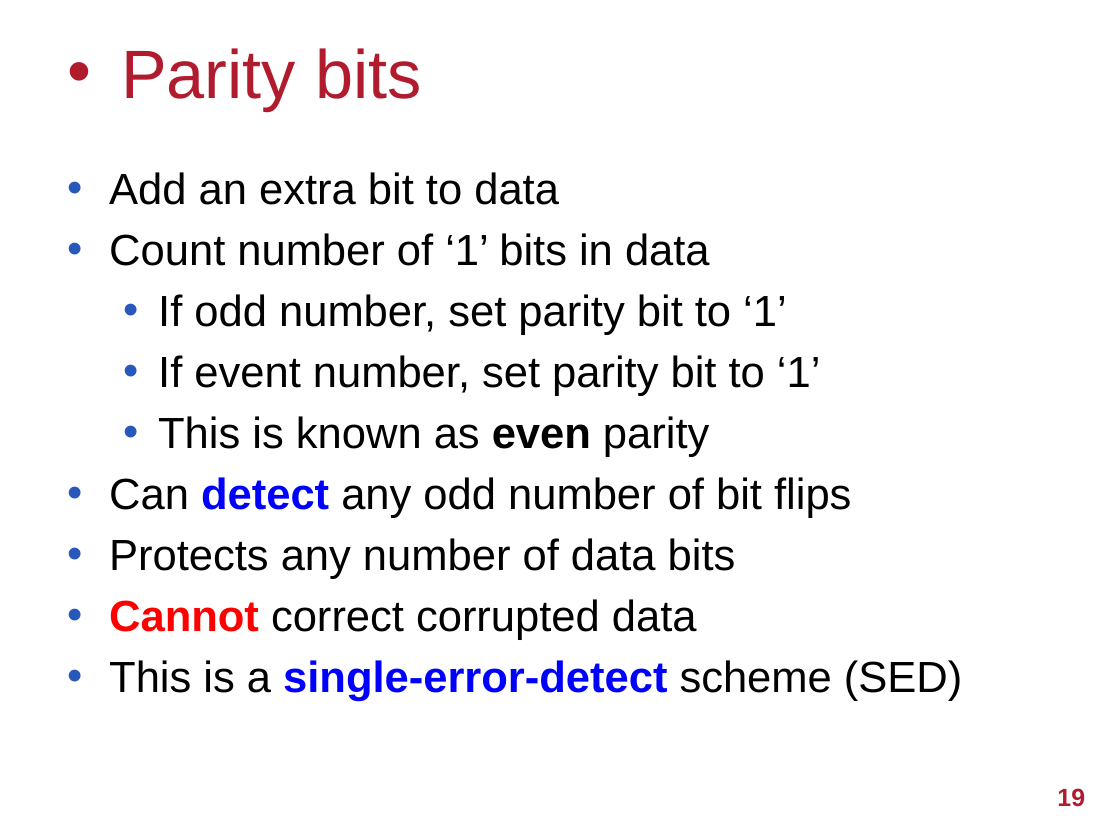
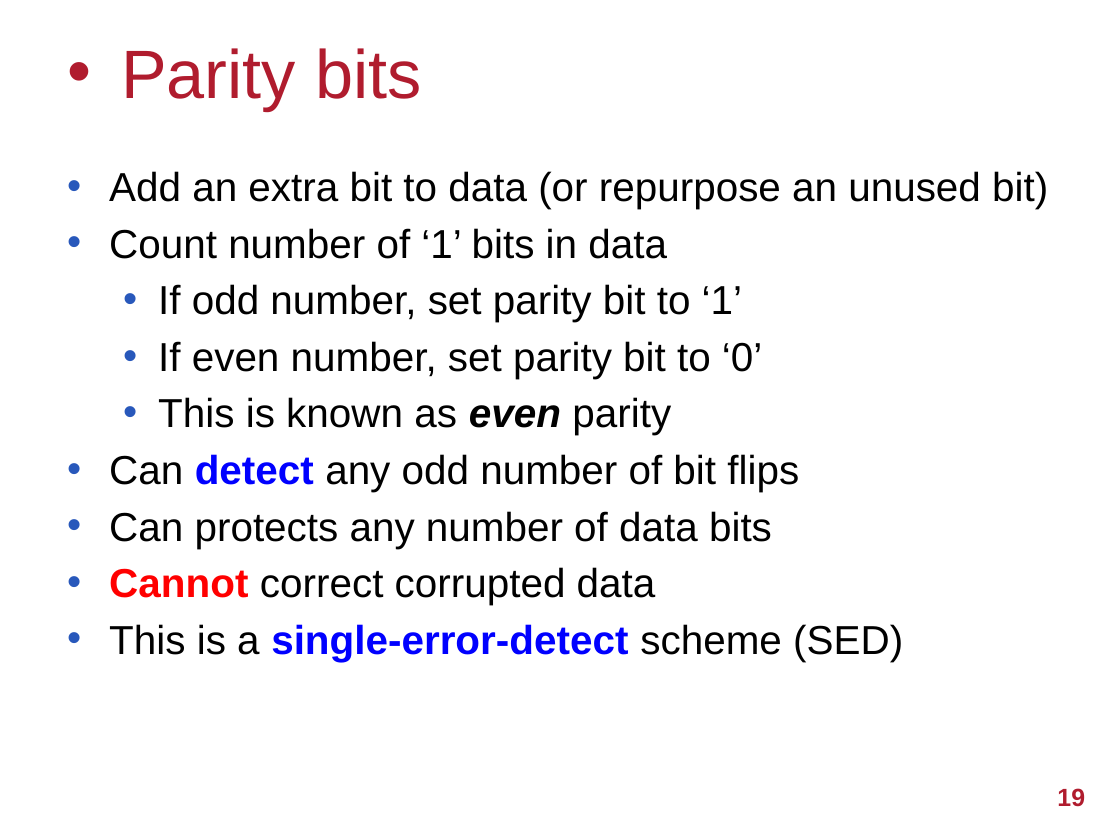
Before and after one commit to UoB-HPC/abft-training, a slide deck: slide 19 of abft-training.pptx. Drawn at 1120x840 pixels with LibreOffice and Linux fonts; fonts in the diff are those of the drawing; background and template pictures are left out. Boxes give left, top, right and bottom in pixels: in the first picture for what was removed or moved away, otherwise in the second. Text is boxed around its words. In the diff, an @@ line names an element or a change of style, - is before the commit and + after.

Commit message:
Minor tweaks

```diff
--- a/abft-training.pptx
+++ b/abft-training.pptx
@@ text at bbox=[109, 171, 1048, 209]: text changed; size 28 to 26 pt @@
-• Add an extra bit to data
+• Add an extra bit to data (or repurpose an unused bit)
@@ text at bbox=[109, 228, 903, 662]: size 28 to 26 pt in "Count number of ‘1’ bits in data", "If odd number, set parity bit to ...", "This is known as even parity", "Can detect any odd number of bit ..." and 2 more places; italic on in "even" @@
@@ text at bbox=[158, 341, 762, 379]: text changed; size 28 to 26 pt @@
-  • If event number, set parity bit to ‘1’
+  • If even number, set parity bit to ‘0’
@@ text at bbox=[109, 511, 772, 548]: text changed; size 28 to 26 pt @@
-• Protects any number of data bits
+• Can protects any number of data bits
```
